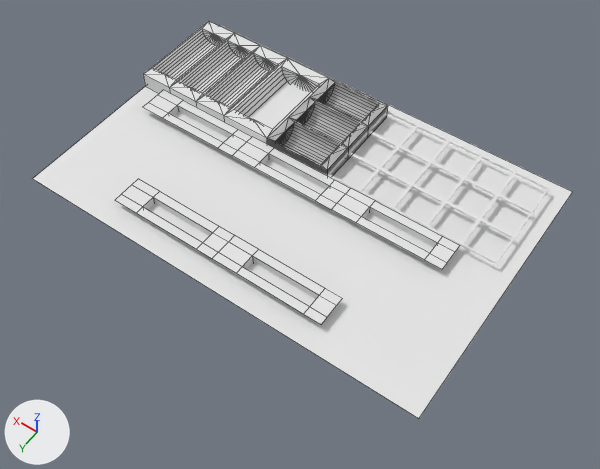
An edit to the Blender file untitled.blend, drawn before and after from the same camera.
The view is the same before and after, from a 50 mm lens placed at (-7.1, 30.0, 32.9), pointed at (8.6, 8.1, -1.5). The axes (+X, +Y, +Z) are drawn at lower left. The lights are the same throughout. Mesh edges are drawn as thin lines on the coarser meshes.
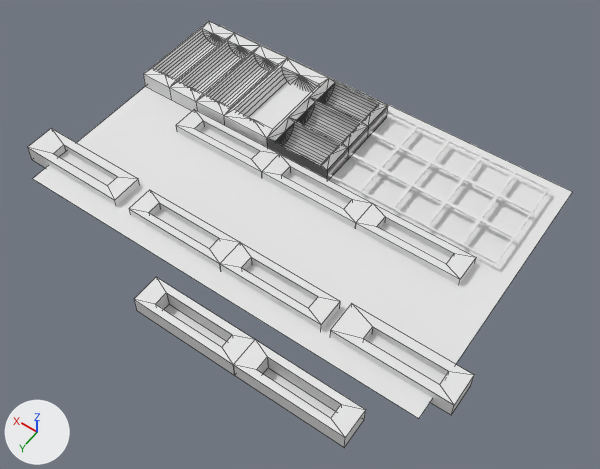
Commit message: Assign some unit-lengths

Diff of the bpy script that builds the scene:
```diff
--- a/untitled.blend.py
+++ b/untitled.blend.py
@@ me_plane_002 @@
 me_plane_002.from_pydata(...)  # 20 vertices, 13 faces; spans x 0.5..3.75, y -12.5..-8.0, z -0.5..0.0
 # used by ob_plane_002; location = (0.0, 10.0, 0.0); scale = (2.0, 0.4, 2.0)
 # verts and faces of me_plane_002; kept vertices keep their numbers, new ones are numbered from 20
+# me_plane_002 part 1
+delete_vertices([*range(0, 20)])  # with the faces that use them
+# me_plane_002 part 2
+verts[20] = (-1.5, 2.0, -0.5)
+verts[21] = (-1.5, -2.0, -0.5)
+verts[22] = (1.5, 2.0, -0.5)
+verts[23] = (1.5, -2.0, -0.5)
+verts[24] = (-1.0, 1.0, -0.5)
+verts[25] = (1.0, 1.0, -0.5)
+verts[26] = (1.0, -1.0, -0.5)
+verts[27] = (-1.0, -1.0, -0.5)
+for new, old in zip([*range(28, 36)], [*range(20, 28)]): verts[new] = verts[old] + (0.0, 0.0, 0.5)
+faces += [(24, 25, 33, 32), (30, 33, 34, 31), (22, 30, 31, 23), (29, 31, 34, 35), (20, 28, 30, 22), (28, 32, 33, 30)]
+faces += [(24, 27, 26, 25), (25, 26, 34, 33), (26, 27, 35, 34), (24, 32, 35, 27), (28, 29, 35, 32), (20, 21, 29, 28)]
+faces += [(21, 23, 31, 29)]
@@ me_plane_003 @@
+me_plane_003.from_pydata([(1.0, -9.25, 0.0), (3.0, -9.25, 0.0), (3.75, -12.5, 0.0), (3.75, -8.0, 0.0), (0.5, -8.0, -0.5), (0.5, -12.5, -0.5), (3.0, -11.25, 0.0), (1.0, -11.25, 0.0), (0.5, -12.5, 0.0), (0.5, -8.0, 0.0), (3.75, -8.0, -0.5), (3.75, -12.5, -0.5), (1.0, -9.25, -0.5), (3.0, -9.25, -0.5), (3.0, -11.25, -0.5), (1.0, -11.25, -0.5)], [], [(1, 0, 12, 13), (1, 6, 2, 3), (3, 2, 11, 10), (6, 7, 8, 2), (9, 3, 10, 4), (0, 1, 3, 9), (15, 14, 13, 12), (6, 1, 13, 14), (7, 6, 14, 15), (0, 7, 15, 12), (7, 0, 9, 8), (8, 9, 4, 5), (2, 8, 5, 11)])
@@ ob_plane_002 @@
 ob_plane_002 = bpy.data.objects.new('Plane.002', me_plane_002)
-ob_plane_002.location = (0.0, 10.0, 0.0)
+ob_plane_002.location = (3.0, 6.0, 0.0)
 ob_plane_002.scale = (2.0, 0.4, 2.0)
@@ ob_plane_003 @@
 ob_plane_003 = bpy.data.objects.new('Plane.003', me_plane_002)
-ob_plane_003.location = (3.0, 16.0, 0.0)
+ob_plane_003.location = (7.0, 12.0, 0.0)
 ob_plane_003.scale = (2.0, 0.4, 2.0)
@@ ob_plane_006 @@
+ob_plane_006 = bpy.data.objects.new('Plane.006', me_plane_003)
+ob_plane_006.location = (-4.0, 16.0, 0.0)
+ob_plane_006.scale = (2.0, 0.4, 2.0)
@@ ob_plane_005 @@
+ob_plane_005 = bpy.data.objects.new('Plane.005', me_plane_003)
+ob_plane_005.location = (16.0, 16.0, 0.0)
+ob_plane_005.scale = (2.0, 0.4, 2.0)
@@ ob_plane_004 @@
+ob_plane_004 = bpy.data.objects.new('Plane.004', me_plane_002)  # modifiers ARRAY
+ob_plane_004.location = (3.0, 16.0, 0.0)
+ob_plane_004.scale = (2.0, 0.4, 2.0)
```

Changed parts and their boxes (x1, y1, x2, y2) in the pictures (600 x 469 px):
'Plane.002', reshaped, moved
    before: (143, 90, 460, 269)
    after: (176, 109, 476, 285)
'Plane.004', added
    after: (134, 277, 366, 448)
'Plane.003', reshaped, moved (7% narrower)
    before: (115, 179, 343, 324)
    after: (129, 190, 340, 330)
'Plane.006', added
    after: (330, 304, 474, 415)
'Plane.005', added
    after: (27, 128, 139, 206)
part 1 of me_plane_002, deleted
    before: (115, 90, 460, 324)
part 2 of me_plane_002, added
    after: (129, 109, 476, 448)
